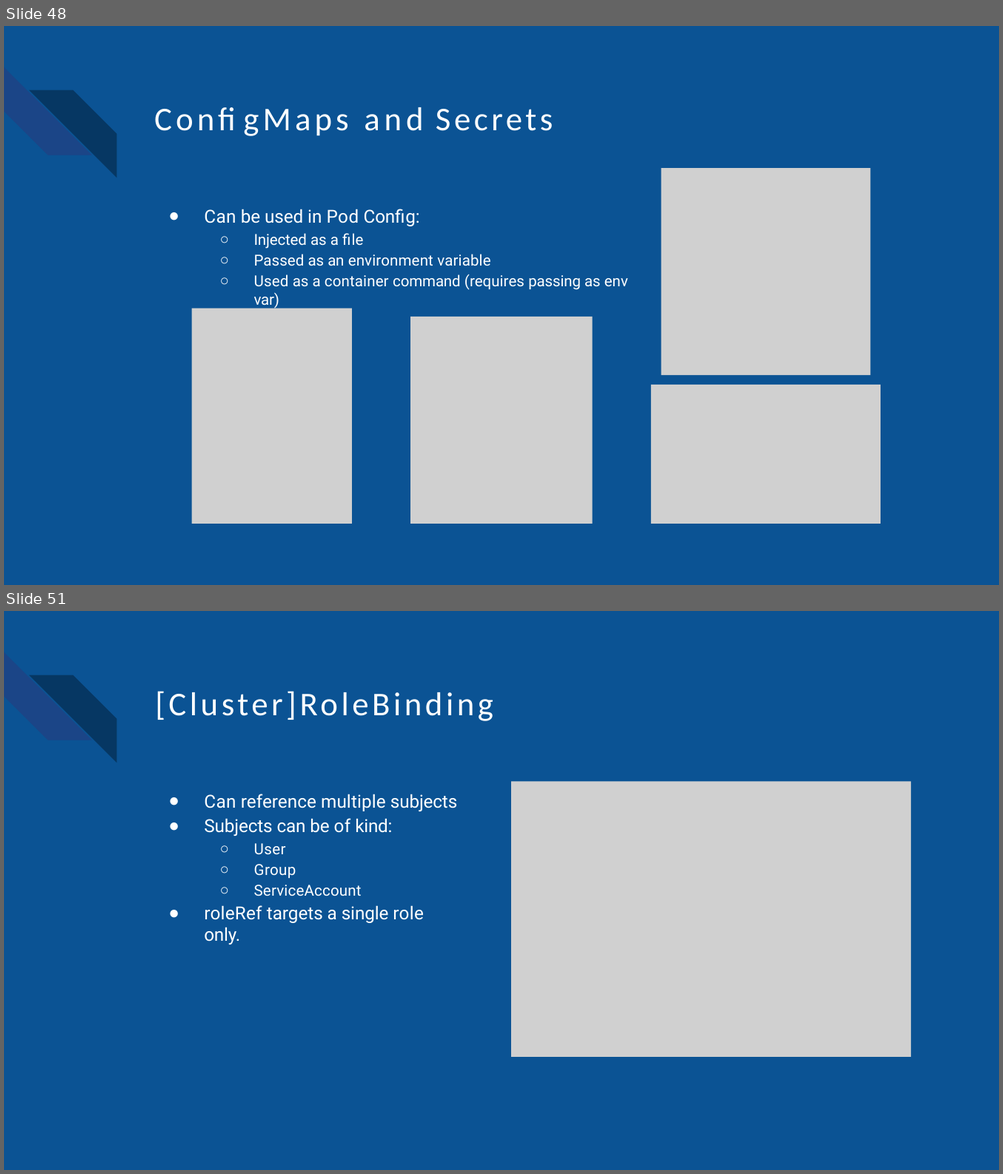
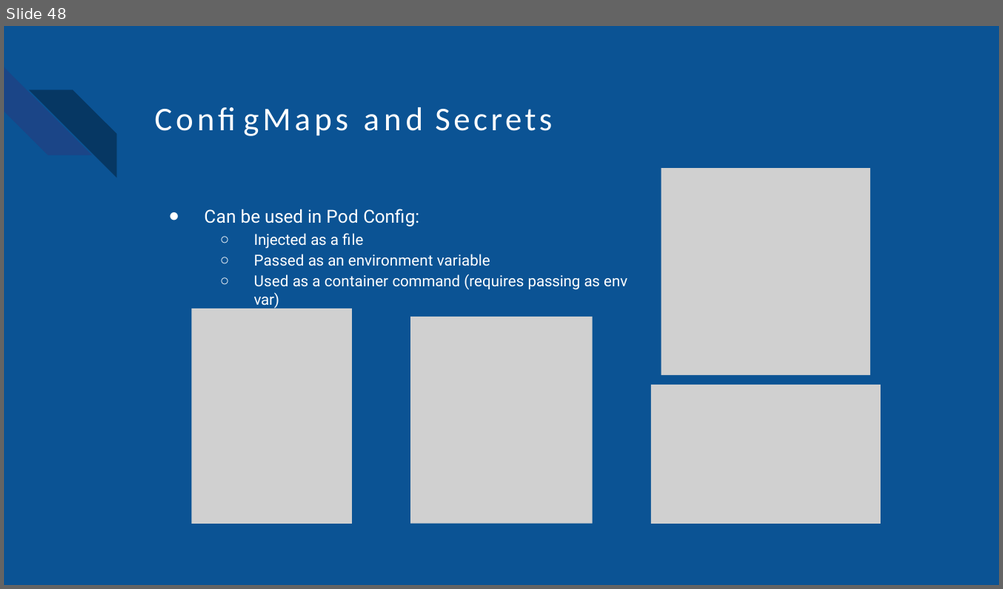
Before and after one commit to dragrom/kubernetes-exemples, a slide deck: presentation/kubernetes-basic concepts.ppt. Shown one above the other, each under a label of ours: slides 48 and 51 before the commit, slide 48 after it; the slides between them are not shown. The pictures are 1003x1174 and 1003x589 pixels, drawn with LibreOffice and Linux fonts; fonts in the diff are those of the drawing; grey boxes stand for pictures; background and template pictures are left out. Boxes give left, top, right and bottom in pixels: in the first picture for what was removed or moved away, otherwise in the second. Text is boxed around its words. In the diff, an @@ line names an element or a change of style, - is before the commit and + after.

```diff
--- a/presentation/kubernetes-basic concepts.ppt
+++ b/presentation/kubernetes-basic concepts.ppt
@@ slide 51 removed at (4, 611, 999, 1170), background #FFFFFF; not listed: 3 template elements that a slide beside it also shows @@
@@ text removed at (154, 681, 502, 762) @@
-[Cluster]RoleBinding
@@ picture removed at (511, 781, 911, 1056) @@
@@ text removed at (204, 794, 457, 945) @@
-● Can reference multiple subjects
-● Subjects can be of kind:
-  ○ User
-  ○ Group
-  ○ ServiceAccount
-● roleRef targets a single role only.
@@ slide 48 changed as well @@
@@ text at (204, 209, 627, 309): letter spacing 0.3 to 0.2 pt in "Pod"; letter spacing 0.1 to 0 pt in "environment variable", "container" @@
```
Also in this commit, not shown: 43 other slides changed, 4 slides added, 20 other slides removed, 7 other files.
